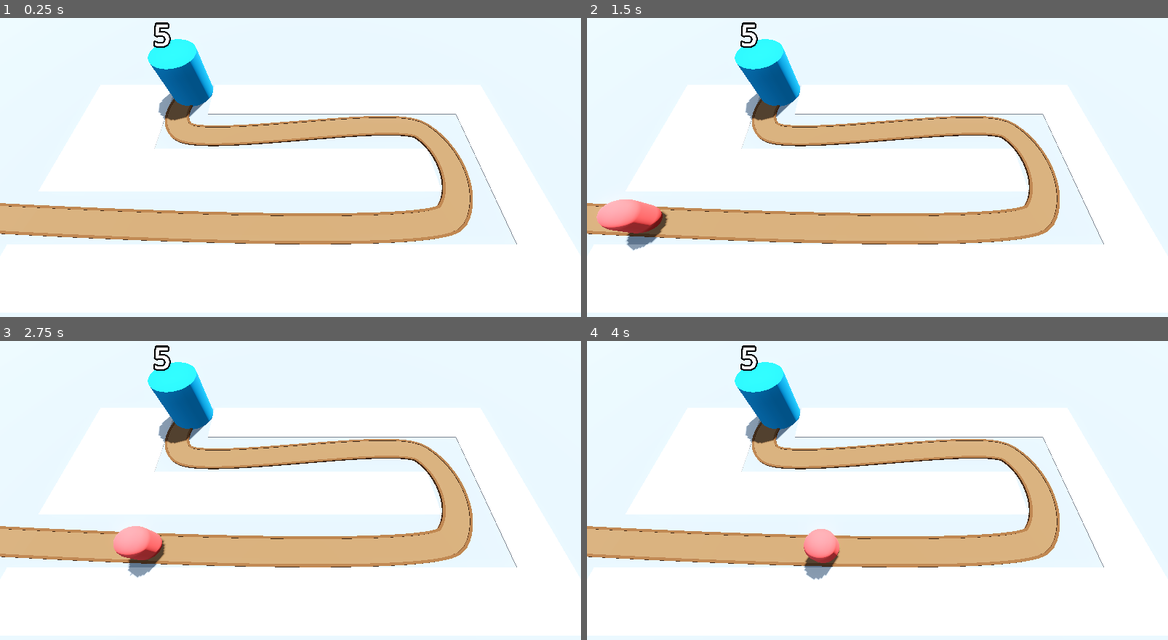
Above: before the commit, frames 1-4 (two rows, left to right).
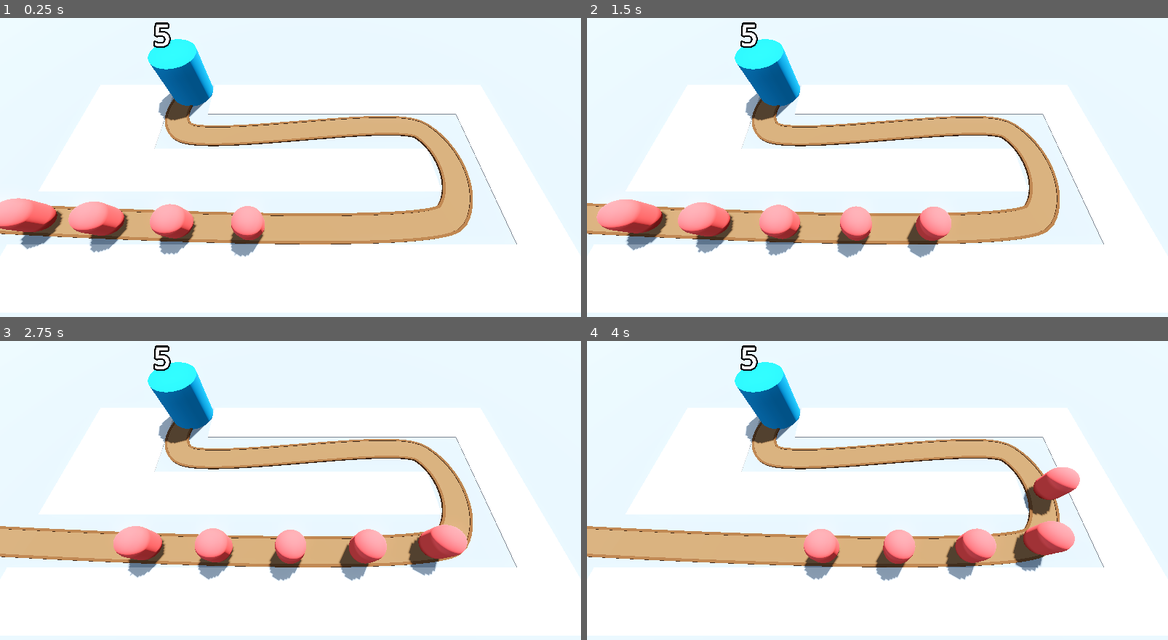
Above: after the commit, the same moments.

Repository: Assasquid/barbarian_blaster
Game: Godot game, scene res://Scenes/base_level.tscn
Two runs of this game, one before a commit and one after it. Both use one fixed random seed, a clock stepped at 60 frames per second and the inputs below.
Inputs (mouse positions are in pixels of both pictures, inside the frame that each line leads up to):
- Up to frame 1 (0.25 s): no input
- Up to frame 2 (1.5 s): move the mouse to (1005, 161) at 0.52 s; move the mouse to (761, 194) at 1.27 s
- Up to frame 3 (2.75 s): move the mouse to (348, 427) at 2.02 s
- Up to frame 4 (4 s): move the mouse to (848, 565) at 2.77 s; move the mouse to (1051, 550) at 3.52 s

The runs differ from the first frame. In frame 1, 4.1% of the frame differs, in the area x 0-46%, y 60-80%; in frame 2, 3.6%; in frame 3, 3.6%; in frame 4, 3.8%.

Commit message:
Change the health variable for a property.

Diff:
--- a/Scenes/base_level.tscn
+++ b/Scenes/base_level.tscn
@@ -111,6 +111,22 @@
 material = SubResource("StandardMaterial3D_iy61t")
 
 [node name="Enemy" parent="Path3D" instance=ExtResource("2_i273a")]
+transform = Transform3D(-0.0217793, 0, -0.999763, 0, 1, 0, 0.999763, 0, -0.0217793, -4.0177, 0, 6.81912)
+progress = 20.0
+
+[node name="Enemy2" parent="Path3D" instance=ExtResource("2_i273a")]
+transform = Transform3D(-0.0332655, 0, -0.999447, 0, 1, 0, 0.999447, 0, -0.0332655, -9.01575, 0, 6.6798)
+progress = 15.0
+
+[node name="Enemy3" parent="Path3D" instance=ExtResource("2_i273a")]
+transform = Transform3D(-0.0417883, 0, -0.999126, 0, 1, 0, 0.999126, 0, -0.0417883, -14.0123, 0, 6.49132)
+progress = 10.0
+
+[node name="Enemy4" parent="Path3D" instance=ExtResource("2_i273a")]
+transform = Transform3D(-0.0489784, 0, -0.9988, 0, 1, 0, 0.9988, 0, -0.0489784, -19.0072, 0, 6.26413)
+progress = 5.0
+
+[node name="Enemy5" parent="Path3D" instance=ExtResource("2_i273a")]
 transform = Transform3D(-4.37114e-08, 0, -1, 0, 1, 0, 1, 0, -4.37114e-08, -24, 0, 6)
 
 [node name="Base" parent="." instance=ExtResource("3_1mlrs")]
--- a/Scripts/base.gd
+++ b/Scripts/base.gd
@@ -1,14 +1,22 @@
 extends Node3D
 
 @export var max_health: int = 5
+
+var current_health: int:
+	set(health_in):
+		current_health = health_in
+		print("Health was changed.")
+		label_3d.text = str(current_health)
+		if current_health < 1:
+			get_tree().reload_current_scene()
 
 @onready var label_3d: Label3D = $Label3D
 
 
 func _ready()-> void:
-	label_3d.text = str(max_health)
+	current_health = max_health
 
 
 func take_damage()-> void:
-	max_health -= 1
-	label_3d.text = str(max_health)
+	print("Damage dealt to base!")
+	current_health -= 1
Not shown: 4 places in MeshLibraries/space_library.tres that only renumber resources
